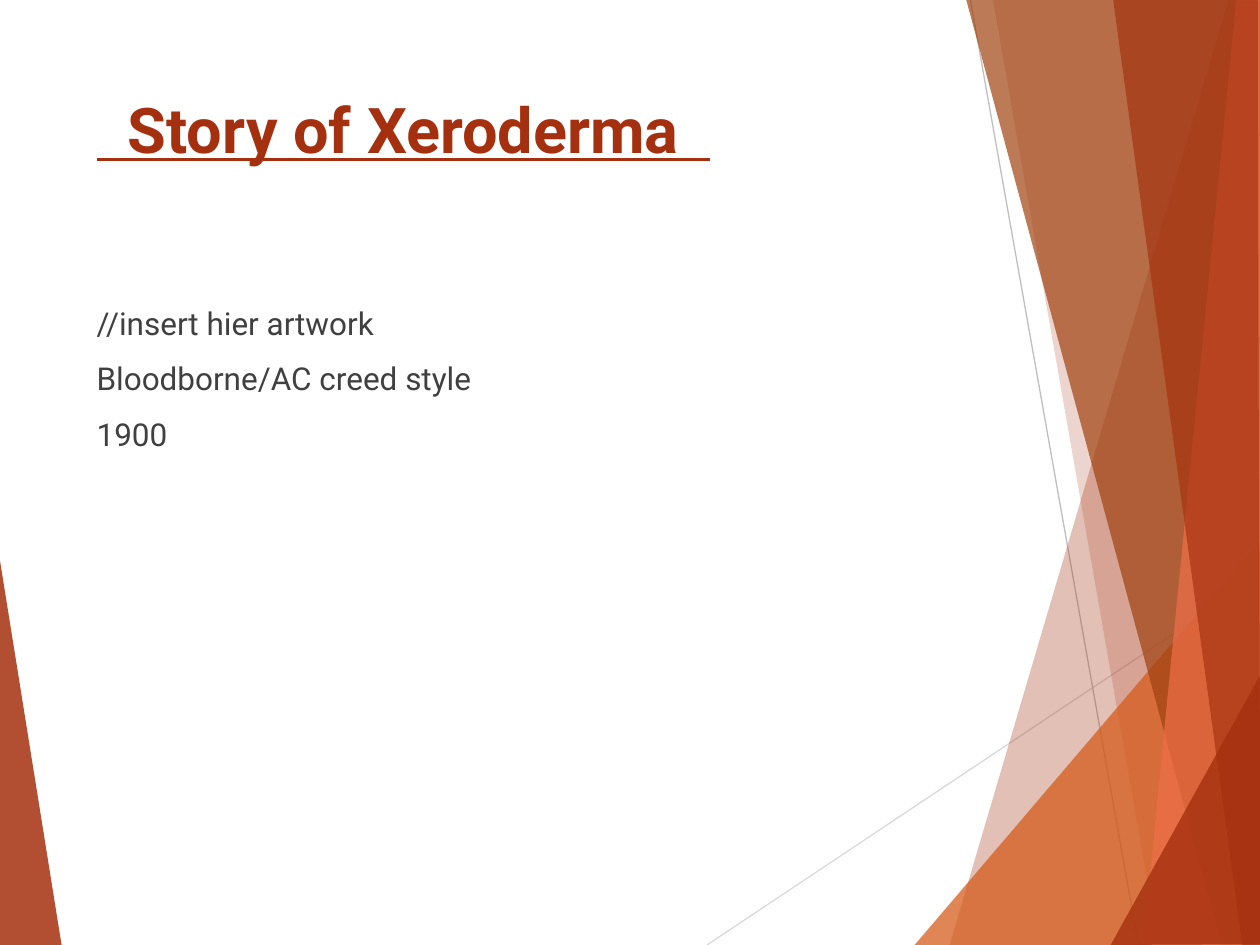
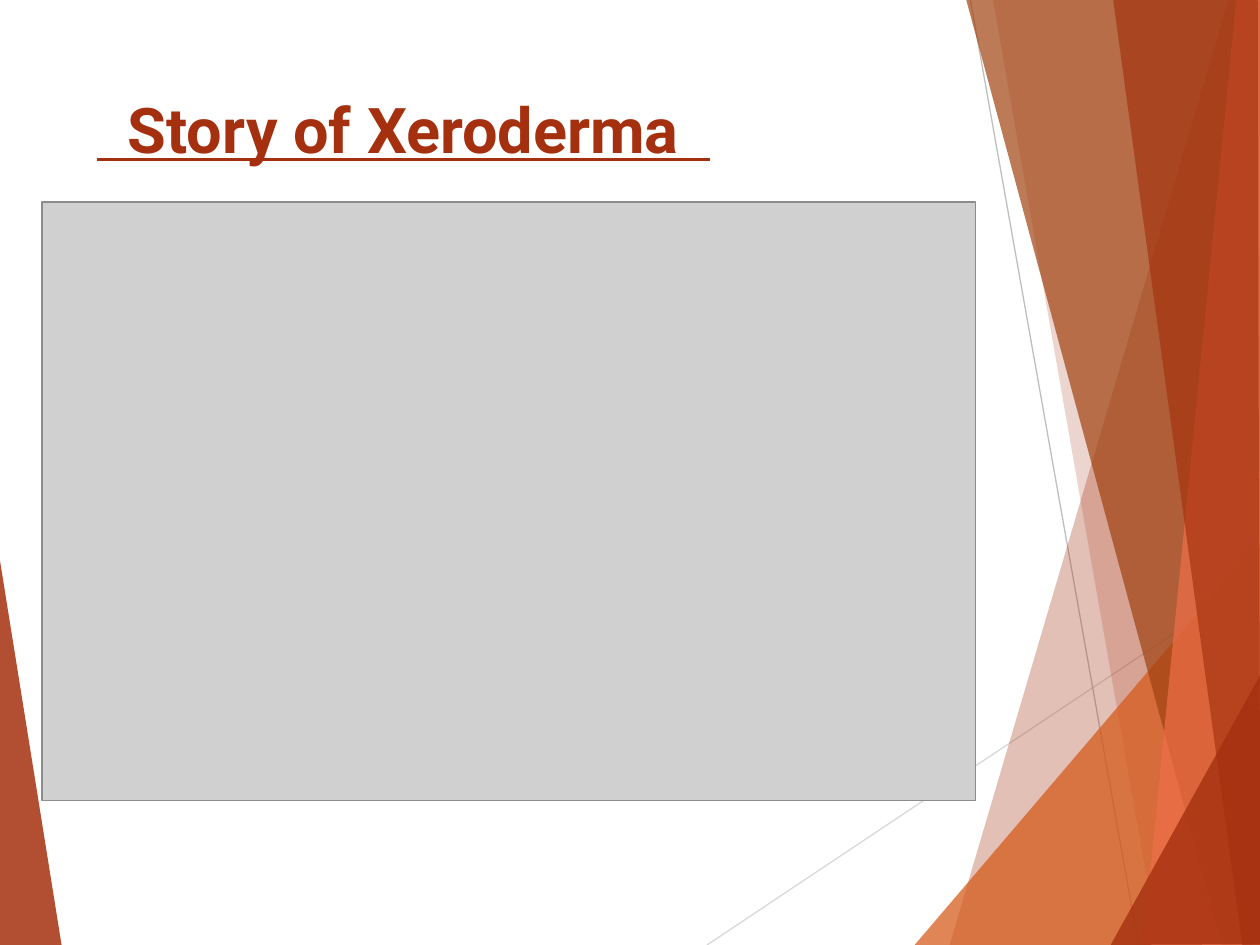
Before and after one commit to Mesmir/GameLabs_Proj1, a slide deck: slide 3 of Project/Presentatie_En_UI/StartPresentatieXeroderma.pptx. Drawn at 1260x945 pixels with LibreOffice and Linux fonts; fonts in the diff are those of the drawing; grey boxes stand for pictures. Boxes give left, top, right and bottom in pixels: in the first picture for what was removed or moved away, otherwise in the second. Text is boxed around its words. In the diff, an @@ line names an element or a change of style, - is before the commit and + after.

```diff
--- a/Project/Presentatie_En_UI/StartPresentatieXeroderma.pptx
+++ b/Project/Presentatie_En_UI/StartPresentatieXeroderma.pptx
@@ picture added at (42,202,975,800) @@
@@ text removed at (97,311,471,447) @@
-//insert hier artwork
-Bloodborne/AC creed style
-1900
```
Also in this commit, not shown: 2 other slides changed.
